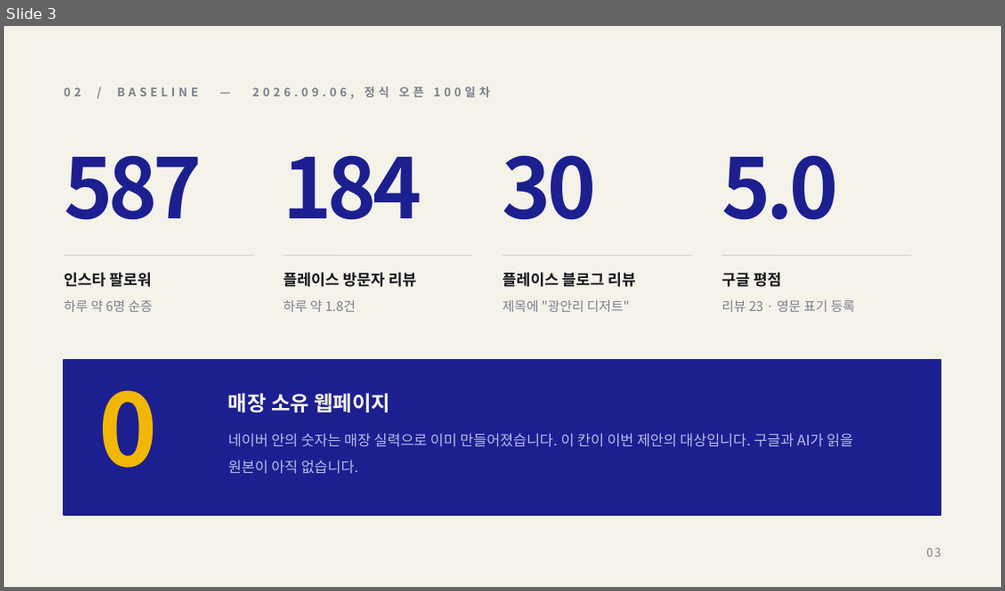
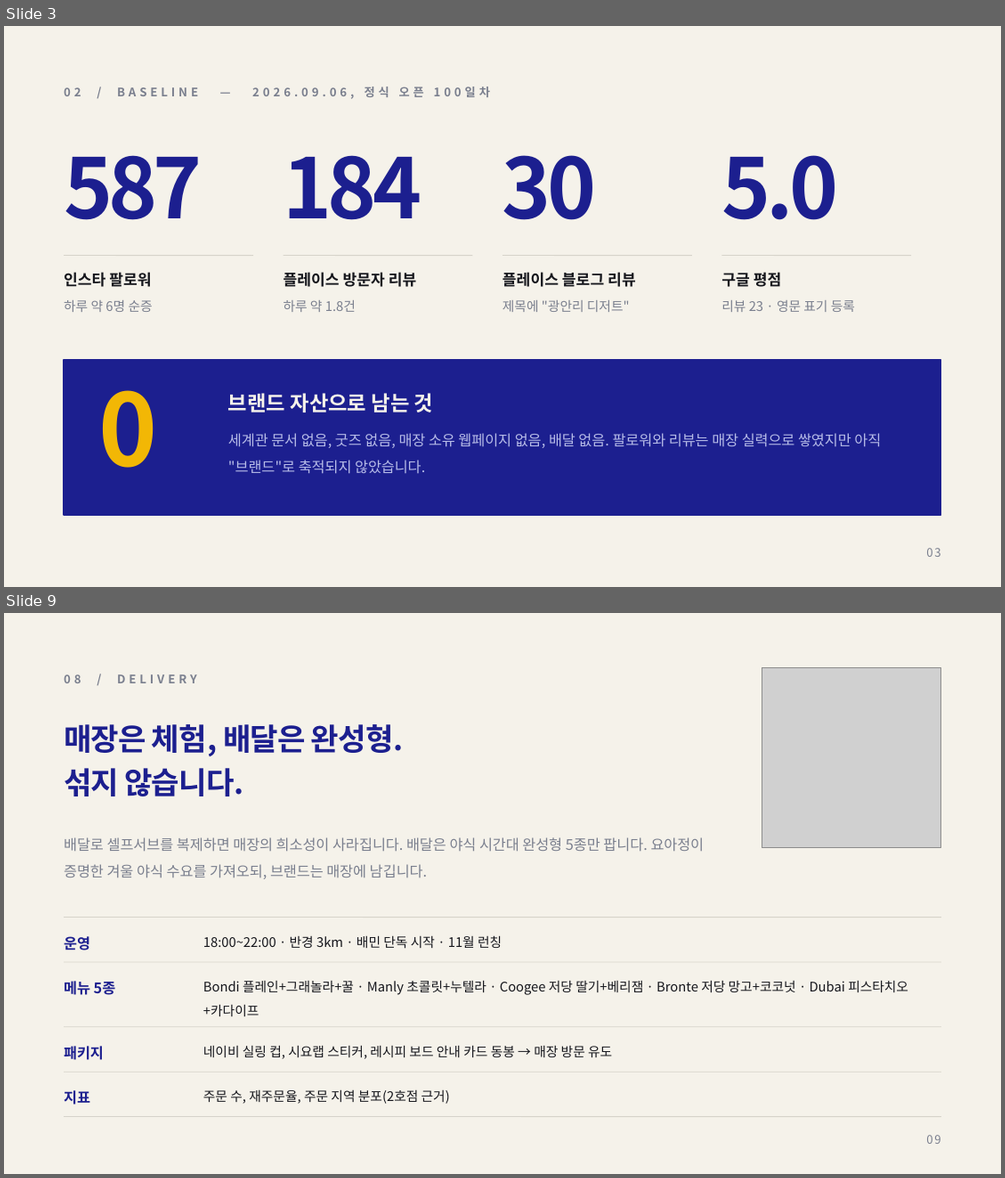
Before and after one commit to severaljama-hue/advertising-agency, a slide deck: docs/sydney-yogurt-lab/proposal.pptx. Shown one above the other, each under a label of ours: slide 3 before the commit, slides 3 and 9 after it; the slides between them are not shown. The pictures are 1005x591 and 1005x1178 pixels, drawn with LibreOffice and Linux fonts; fonts in the diff are those of the drawing; grey boxes stand for pictures. Boxes give left, top, right and bottom in pixels: in the first picture for what was removed or moved away, otherwise in the second. Text is boxed around its words. In the diff, an @@ line names an element or a change of style, - is before the commit and + after.

```diff
--- a/docs/sydney-yogurt-lab/proposal.pptx
+++ b/docs/sydney-yogurt-lab/proposal.pptx
@@ slide 9 added at (x1=4, y1=613, x2=1001, y2=1174), background #F5F2EA @@
@@ text added at (x1=64, y1=674, x2=197, y2=683), 8.5 pt, text #7A7F8E, bold @@
+08 / DELIVERY
@@ picture added at (x1=761, y1=668, x2=941, y2=847) @@
@@ text added at (x1=64, y1=724, x2=404, y2=796), 22 pt, text #1C1F8F, bold @@
+매장은 체험, 배달은 완성형.
+섞지 않습니다.
@@ text added at (x1=64, y1=837, x2=704, y2=879), 10.5 pt, text #7A7F8E @@
+배달로 셀프서브를 복제하면 매장의 희소성이 사라집니다. 배달은 야식 시간대 완성형 5종만 팝니다. 요아정이 증명한 겨울 야식 수요를 가져오되, 브랜드는 매장에 남깁니다.
@@ line added from (64, 917) to (941, 917), #D6D3CA 0.5 pt @@
@@ text added at (x1=64, y1=936, x2=90, y2=950), 10.5 pt, text #1C1F8F, bold @@
+운영
@@ text added at (x1=203, y1=935, x2=502, y2=949), 9.5 pt, text #15161C @@
+18:00~22:00 · 반경 3km · 배민 단독 시작 · 11월 런칭
@@ line added from (64, 962) to (941, 962), #D6D3CA 0.5 pt @@
@@ text added at (x1=64, y1=981, x2=116, y2=995), 10.5 pt, text #1C1F8F, bold @@
+메뉴 5종
@@ text added at (x1=203, y1=980, x2=908, y2=1016), 9.5 pt, text #15161C @@
+Bondi 플레인+그래놀라+꿀 · Manly 초콜릿+누텔라 · Coogee 저당 딸기+베리잼 · Bronte 저당 망고+코코넛 · Dubai 피스타치오+카다이프
@@ line added from (64, 1027) to (941, 1027), #D6D3CA 0.5 pt @@
@@ text added at (x1=64, y1=1046, x2=104, y2=1060), 10.5 pt, text #1C1F8F, bold @@
+패키지
@@ text added at (x1=203, y1=1045, x2=612, y2=1059), 9.5 pt, text #15161C @@
+네이비 실링 컵, 시요랩 스티커, 레시피 보드 안내 카드 동봉 → 매장 방문 유도
@@ line added from (64, 1071) to (941, 1071), #D6D3CA 0.5 pt @@
@@ text added at (x1=64, y1=1090, x2=90, y2=1104), 10.5 pt, text #1C1F8F, bold @@
+지표
@@ text added at (x1=203, y1=1089, x2=450, y2=1103), 9.5 pt, text #15161C @@
+주문 수, 재주문율, 주문 지역 분포(2호점 근거)
@@ line added from (64, 1117) to (941, 1117), #D6D3CA 0.5 pt @@
@@ text added at (x1=891, y1=1128, x2=941, y2=1148), 8.5 pt, text #7A7F8E @@
+09
@@ slide 3 changed as well @@
@@ text at (x1=228, y1=393, x2=433, y2=412): text changed @@
-매장 소유 웹페이지
+브랜드 자산으로 남는 것
@@ text at (x1=228, y1=433, x2=881, y2=474): text changed @@
-네이버 안의 숫자는 매장 실력으로 이미 만들어졌습니다. 이 칸이 이번 제안의 대상입니다. 구글과 AI가 읽을 원본이 아직 없습니다.
+세계관 문서 없음, 굿즈 없음, 매장 소유 웹페이지 없음, 배달 없음. 팔로워와 리뷰는 매장 실력으로 쌓였지만 아직 "브랜드"로 축적되지 않았습니다.
```
Also in this commit, not shown: 2 other slides changed, 10 other slides added, 9 slides removed, 1 other file.
